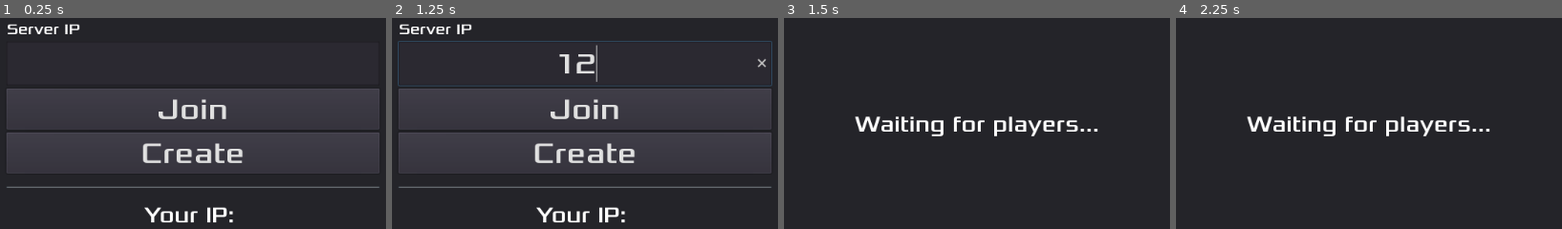
Above: before the commit, frames 1-4 (left to right).
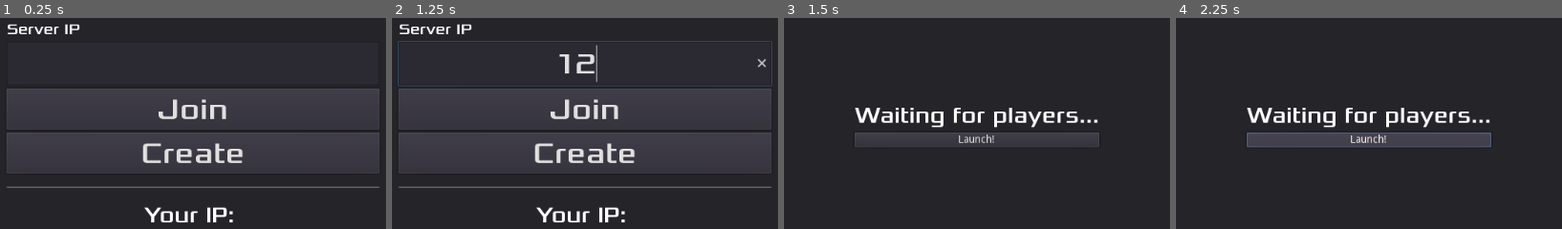
Above: after the commit, the same moments.

Repository: stewchan/kitchen
Game: Godot game, scene res://game/Game.tscn
Two runs of this game, one before a commit and one after it. Both use one fixed random seed, a clock stepped at 60 frames per second and the inputs below. The engine's default icon, where the game draws it, is replaced by a stand-in: a white triangle on a blue panel in a dark square.
Inputs (mouse positions are in pixels of both pictures, inside the frame that each line leads up to):
- Up to frame 1 (0.25 s): no input
- Up to frame 2 (1.25 s): click (585, 64) at 0.52 s; type "12" at 0.6 s
- Up to frame 3 (1.5 s): click "Create" at 1.25 s
- Up to frame 4 (2.25 s): click (1369, 140) at 2 s, where only the run after the commit has a clickable "Launch!"

Frames 1-2 are identical in both runs. In frame 3, 5.9% of the frame differs, in the area x 18-82%, y 42-62%; in frame 4, 7.7%.
Error in both runs: Invalid get index '3' (on base: 'Array'). (res://network/Network.gd:18)

Commit message:
Instance world on game start

Diff:
--- a/game/Game.gd
+++ b/game/Game.gd
@@ -1,16 +1,19 @@
 extends Node
 
+var WorldScene: PackedScene = preload("res://world/World.tscn")
 
-# Declare member variables here. Examples:
-# var a: int = 2
-# var b: String = "text"
+onready var lobby = $Lobby
+onready var players = $Players
 
 
-# Called when the node enters the scene tree for the first time.
 func _ready() -> void:
-	pass # Replace with function body.
+	lobby.connect("start_game", self, "on_start_game")
 
 
-# Called every frame. 'delta' is the elapsed time since the previous frame.
-#func _process(delta: float) -> void:
-#	pass
+func on_start_game() -> void:
+	var world = WorldScene.instance()
+	world.name = "World" + str(int(randi() % 100))
+	add_child(world, true)
+	self.remove_child(players)
+	world.add_child(players)
+	world.start_game()
--- a/game/Game.tscn
+++ b/game/Game.tscn
@@ -1,8 +1,7 @@
-[gd_scene load_steps=4 format=2]
+[gd_scene load_steps=3 format=2]
 
 [ext_resource path="res://lobby/Lobby.tscn" type="PackedScene" id=1]
 [ext_resource path="res://game/Game.gd" type="Script" id=2]
-[ext_resource path="res://world/World.tscn" type="PackedScene" id=3]
 
 [node name="Game" type="Node"]
 script = ExtResource( 2 )
@@ -10,5 +9,3 @@
 [node name="Lobby" parent="." instance=ExtResource( 1 )]
 
 [node name="Players" type="Node" parent="."]
-
-[node name="World" parent="." instance=ExtResource( 3 )]
--- a/lobby/Lobby.gd
+++ b/lobby/Lobby.gd
@@ -1,19 +1,21 @@
 extends Control
 
-var WorldScene: PackedScene = preload("res://world/World.tscn")
+signal start_game
+
 var PlayerScene: PackedScene = preload("res://player/Player.tscn")
 
 onready var config_ui = $C/V/Config
 onready var server_ip = $C/V/Config/V/ServerIP
-onready var message_label = $C/V/Info/MessageLabel
-onready var world = get_parent().get_node("World")
+onready var message_label = $C/V/Waiting/MessageLabel
 onready var players = get_parent().get_node("Players")
+onready var start_game_button = $C/V/Waiting/StartGameButton
 
 
 func _ready():
 	get_tree().connect("network_peer_connected", self, "_on_player_connected")
 	get_tree().connect("network_peer_disconnected", self, "_on_player_disconnected")
 	get_tree().connect("connected_to_server", self, "_on_connected_to_server")
+
 
 	server_ip.text = Network.ip_address
 	message_label.text = "Your IP: " + Network.ip_address
@@ -35,21 +37,22 @@
 
 
 func _on_CreateButton_pressed() -> void:
+	Network.create_server()
 	config_ui.hide()
 	message_label.text = "Waiting for players..."
-	Network.create_server()
+	start_game_button.show()
 	spawn_player(1)
 
 
 func _on_JoinButton_pressed() -> void:
-	print("hello")
 	if server_ip.text != "":
 		Network.ip_address = server_ip.text
-		Network.join_server()
-		spawn_player(Network.pid)
-		config_ui.hide()
-		message_label.text = "Joined"
-
+		if Network.join_server():
+			spawn_player(Network.pid)
+			config_ui.hide()
+			message_label.text = "Joined"
+		else:
+			message_label.text = "No server found."
 
 
 remotesync func update_players() -> void:
@@ -71,3 +74,12 @@
 	var player = players.get_node_or_null(str(pid))
 	if player:
 		player.queue_free()
+
+
+func _on_StartGameButton_pressed() -> void:
+	rpc("on_start_game")
+
+
+remotesync func on_start_game() -> void:
+	emit_signal("start_game")
+	queue_free()
--- a/lobby/Lobby.tscn
+++ b/lobby/Lobby.tscn
@@ -87,16 +87,24 @@
 margin_bottom = 240.0
 rect_min_size = Vector2( 0, 30 )
 
-[node name="Info" type="VBoxContainer" parent="C/V"]
+[node name="Waiting" type="VBoxContainer" parent="C/V"]
 margin_top = 244.0
 margin_right = 500.0
 margin_bottom = 281.0
 
-[node name="MessageLabel" type="Label" parent="C/V/Info"]
+[node name="MessageLabel" type="Label" parent="C/V/Waiting"]
 margin_right = 500.0
 margin_bottom = 37.0
 custom_fonts/font = SubResource( 3 )
 align = 1
 
+[node name="StartGameButton" type="Button" parent="C/V/Waiting"]
+visible = false
+margin_top = 41.0
+margin_right = 500.0
+margin_bottom = 61.0
+text = "Launch!"
+
 [connection signal="pressed" from="C/V/Config/JoinButton" to="." method="_on_JoinButton_pressed"]
 [connection signal="pressed" from="C/V/Config/CreateButton" to="." method="_on_CreateButton_pressed"]
+[connection signal="pressed" from="C/V/Waiting/StartGameButton" to="." method="_on_StartGameButton_pressed"]
--- a/network/Network.gd
+++ b/network/Network.gd
@@ -22,8 +22,8 @@
 			ip_address = ip
 			break
 
-	get_tree().connect("connected_to_server", self, "on_connected_to_server")
-	get_tree().connect("server_disconnected", self, "on_server_disconnected")
+	get_tree().connect("connected_to_server", self, "_on_connected_to_server")
+	get_tree().connect("server_disconnected", self, "_on_server_disconnected")
 
 
 func create_server() -> void:
@@ -33,11 +33,16 @@
 	get_tree().set_network_peer(server)
 
 
-func join_server() -> void:
+func join_server() -> bool:
 	client = NetworkedMultiplayerENet.new()
-	client.create_client(ip_address, DEFAULT_PORT)
+	var error = client.create_client(ip_address, DEFAULT_PORT)
+	# TODO check to ensure a server exists
+	if error:
+		print("No Server Found. Try creating one.")
+		return false
 	get_tree().set_network_peer(client)
 	pid = get_tree().get_network_unique_id()
+	return true
 
 
 func _on_connected_to_server() -> void:
--- a/world/World.gd
+++ b/world/World.gd
@@ -1,5 +1,10 @@
 extends Node2D
+
 
 
 func _ready() -> void:
 	pass
+
+
+func start_game() -> void:
+	pass
--- a/world/World.tscn
+++ b/world/World.tscn
@@ -4,7 +4,6 @@
 [ext_resource path="res://icon.png" type="Texture" id=2]
 
 [node name="World" type="Node2D"]
-visible = false
 script = ExtResource( 1 )
 
 [node name="Background" type="Sprite" parent="."]
